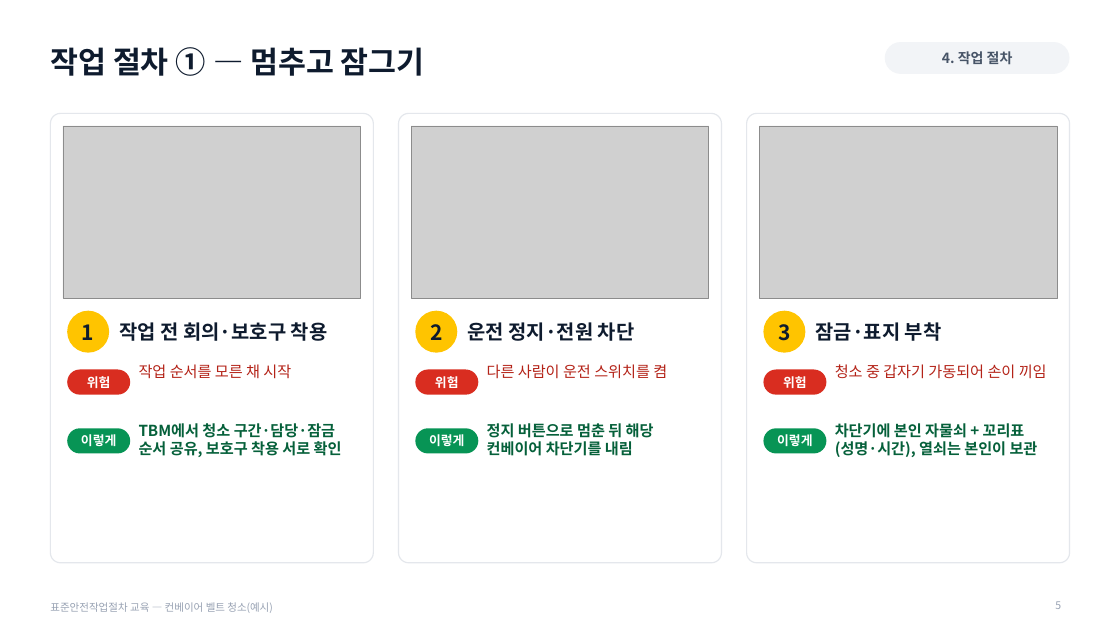
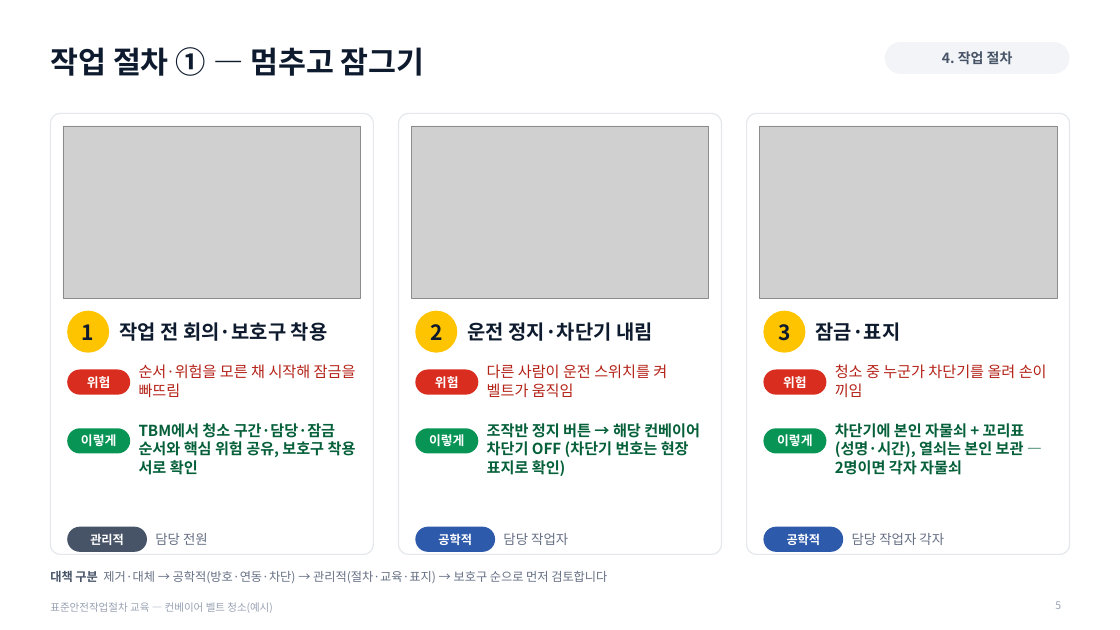
Before and after one commit to tjsrlfhzpt-ai/anjeonduck, a slide deck: slide 5 of assets/files/templates/SafePlum_sop_training.pptx. Drawn at 1120x630 pixels with LibreOffice and Linux fonts; fonts in the diff are those of the drawing; grey boxes stand for pictures. Boxes give left, top, right and bottom in pixels: in the first picture for what was removed or moved away, otherwise in the second. Text is boxed around its words. In the diff, an @@ line names an element or a change of style, - is before the commit and + after.

```diff
--- a/assets/files/templates/SafePlum_sop_training.pptx
+++ b/assets/files/templates/SafePlum_sop_training.pptx
@@ rounded rectangle: place and size @@
-rounded rectangle at (50,113,373,563)
+rounded rectangle at (50,113,373,555)
@@ rounded rectangle: place and size @@
-rounded rectangle at (398,113,721,563)
+rounded rectangle at (398,113,721,555)
@@ rounded rectangle: place and size @@
-rounded rectangle at (747,113,1070,563)
+rounded rectangle at (747,113,1070,555)
@@ text at (467,322,653,341): text changed @@
-운전 정지·전원 차단
+운전 정지·차단기 내림
@@ text at (816,322,901,341): text changed @@
-잠금·표지 부착
+잠금·표지
@@ text at (139,364,356,398): text changed @@
-작업 순서를 모른 채 시작
+순서·위험을 모른 채 시작해 잠금을 빠뜨림
@@ text at (487,364,667,397): text changed @@
-다른 사람이 운전 스위치를 켬
+다른 사람이 운전 스위치를 켜 벨트가 움직임
@@ text at (835,364,1047,397): text changed @@
-청소 중 갑자기 가동되어 손이 끼임
+청소 중 누군가 차단기를 올려 손이 끼임
@@ text at (139,423,356,475): text changed @@
-TBM에서 청소 구간·담당·잠금 순서 공유, 보호구 착용 서로 확인
+TBM에서 청소 구간·담당·잠금 순서와 핵심 위험 공유, 보호구 착용 서로 확인
@@ text at (487,423,700,476): text changed @@
-정지 버튼으로 멈춘 뒤 해당 컨베이어 차단기를 내림
+조작반 정지 버튼 → 해당 컨베이어 차단기 OFF (차단기 번호는 현장 표지로 확인)
@@ text at (835,423,1025,475): text changed @@
-차단기에 본인 자물쇠 + 꼬리표(성명·시간), 열쇠는 본인이 보관
+차단기에 본인 자물쇠 + 꼬리표(성명·시간), 열쇠는 본인 보관 — 2명이면 각자 자물쇠
@@ rounded rectangle added at (67,527,147,552), fill #475467, 10.5 pt, text #FFFFFF, bold @@
+관리적
@@ text added at (155,533,208,545), 11.5 pt, text #667085 @@
+담당 전원
@@ rounded rectangle added at (415,527,495,552), fill #2E5AAC, 10.5 pt, text #FFFFFF, bold @@
+공학적
@@ text added at (503,533,568,545), 11.5 pt, text #667085 @@
+담당 작업자
@@ rounded rectangle added at (764,527,844,552), fill #2E5AAC, 10.5 pt, text #FFFFFF, bold @@
+공학적
@@ text added at (852,533,944,545), 11.5 pt, text #667085 @@
+담당 작업자 각자
@@ text added at (50,570,607,583), 10.5 pt, text #667085 @@
+대책 구분 제거·대체 → 공학적(방호·연동·차단) → 관리적(절차·교육·표지) → 보호구 순으로 먼저 검토합니다
```
Also in this commit, not shown: 5 other slides changed, 2 slides added, 21 other files.
